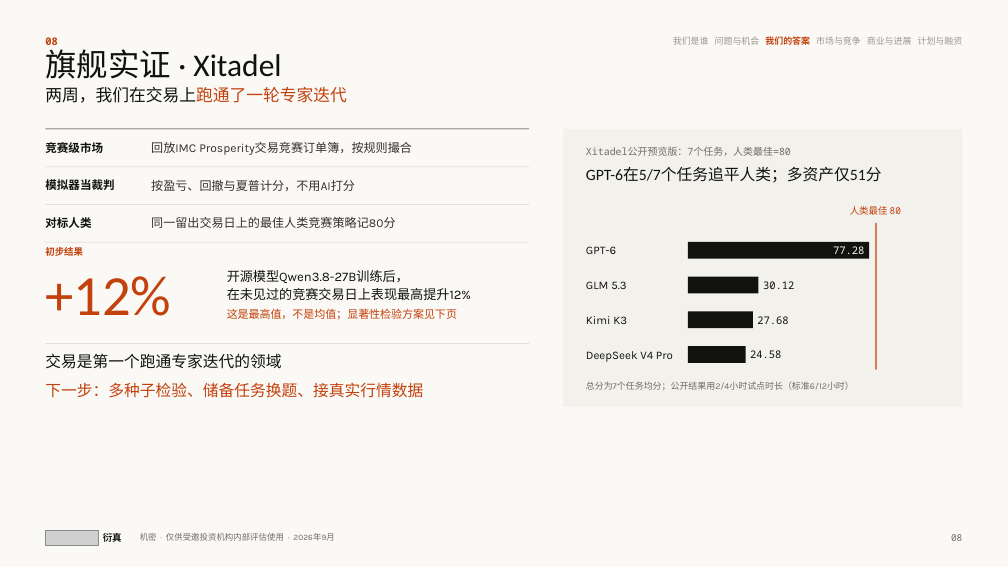
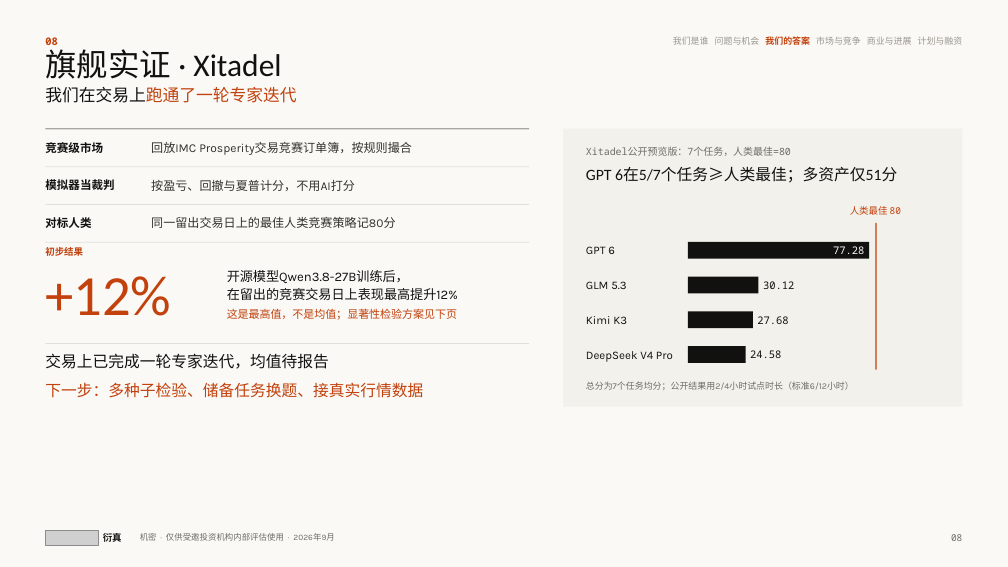
Before and after one commit to wangchen0802/Delta1, a slide deck: slide 8 of SimReal-BP-v33.pptx. Drawn at 1008x567 pixels with LibreOffice and Linux fonts; fonts in the diff are those of the drawing; grey boxes stand for pictures. Boxes give left, top, right and bottom in pixels: in the first picture for what was removed or moved away, otherwise in the second. Text is boxed around its words. In the diff, an @@ line names an element or a change of style, - is before the commit and + after.

```diff
--- a/SimReal-BP-v33.pptx
+++ b/SimReal-BP-v33.pptx
@@ text at (45,87,296,103): text changed; text colour #111110 to #C2410C @@
-两周，我们在交易上跑通了一轮专家迭代
+我们在交易上跑通了一轮专家迭代
@@ text at (586,167,897,183): text changed @@
-GPT-6在5/7个任务追平人类；多资产仅51分
+GPT 6在5/7个任务≥人类最佳；多资产仅51分
@@ text at (586,246,615,254): text changed @@
-GPT-6
+GPT 6
@@ text at (227,270,458,300): text changed @@
-开源模型Qwen3.8-27B训练后，
-在未见过的竞赛交易日上表现最高提升12%
+开源模型Qwen3.8-27B训练后，
+在留出的竞赛交易日上表现最高提升12%
@@ text at (45,353,328,369): text changed @@
-交易是第一个跑通专家迭代的领域
+交易上已完成一轮专家迭代，均值待报告
```
Also in this commit, not shown: 24 other slides changed, 6 other files.
